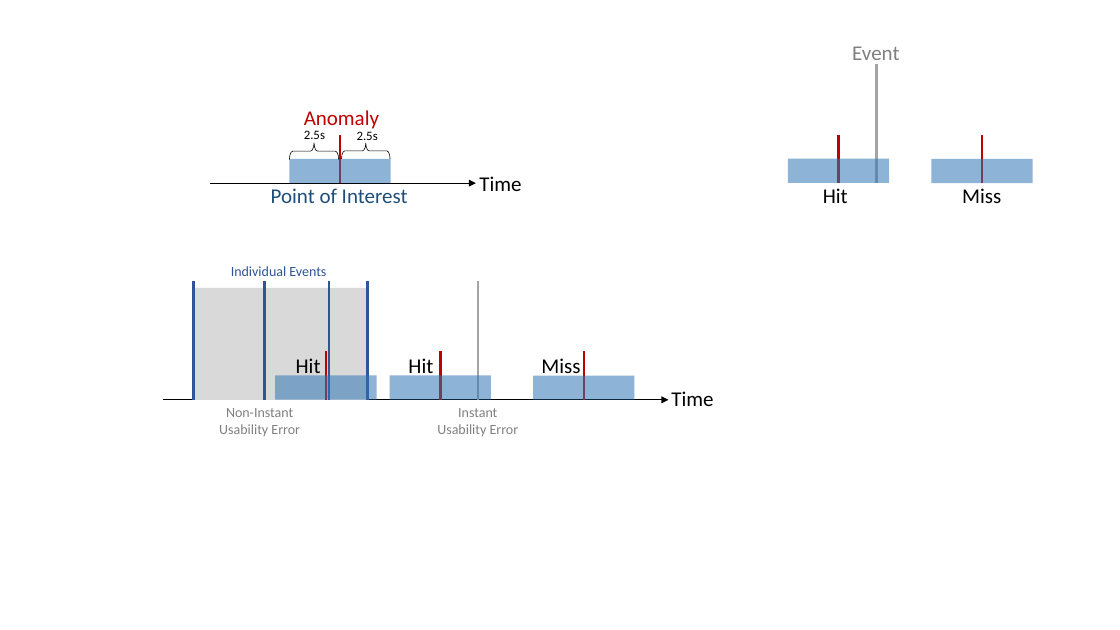
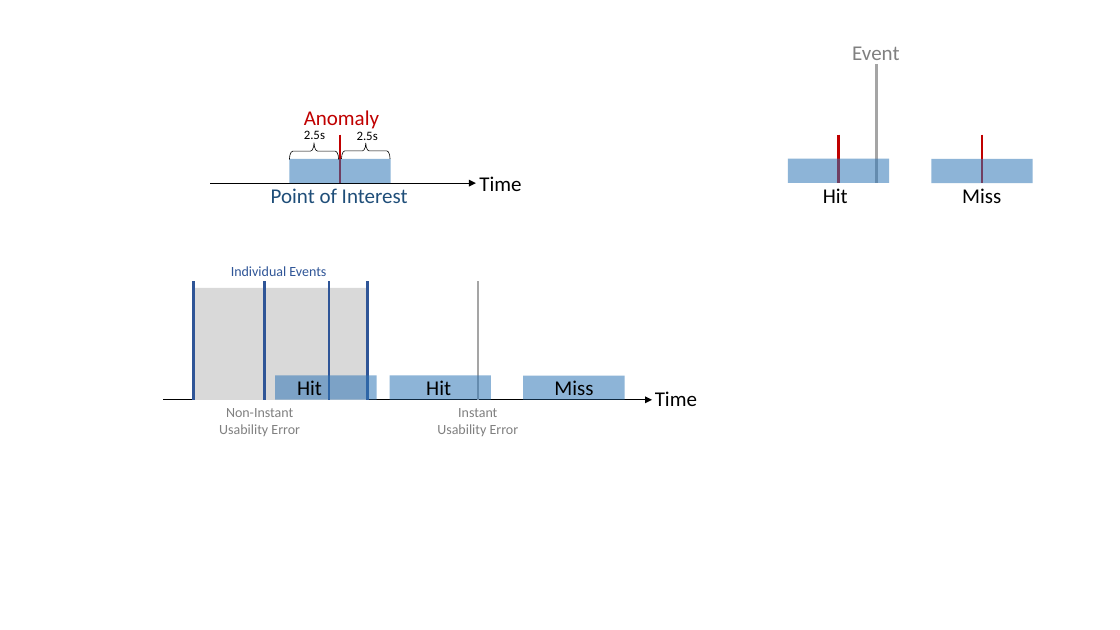
Before and after one commit to Bendername/is101f16, a slide deck: slide 2 of Second-Article/graphics/Figures.pptx. Drawn at 1120x630 pixels with LibreOffice and Linux fonts; fonts in the diff are those of the drawing. Boxes give left, top, right and bottom in pixels: in the first picture for what was removed or moved away, otherwise in the second. Text is boxed around its words. In the diff, an @@ line names an element or a change of style, - is before the commit and + after.

```diff
--- a/Second-Article/graphics/Figures.pptx
+++ b/Second-Article/graphics/Figures.pptx
@@ line removed from (326, 351) to (326, 400) @@
@@ line removed from (440, 351) to (440, 400) @@
@@ line removed from (584, 351) to (584, 400) @@
@@ text "Hit": place and size @@
-text "Hit" at [296,358,321,380]
+text "Hit" at [297,380,322,402]
@@ text "Hit": place and size @@
-text "Hit" at [408,358,433,380]
+text "Hit" at [426,380,451,402]
@@ rectangle: place and size @@
-rectangle at [534,376,635,400]
+rectangle at [523,376,625,400]
@@ text "Miss": place and size @@
-text "Miss" at [541,358,580,380]
+text "Miss" at [554,380,593,402]
@@ text "Time": place and size @@
-text "Time" at [671,391,713,406]
+text "Time" at [655,391,697,406]
@@ arrow moved from (163, 400) - (669, 400) to (163, 400) - (652, 400) @@
```
Also in this commit, not shown: 1 slide added, 1 slide removed, 3 other files.
